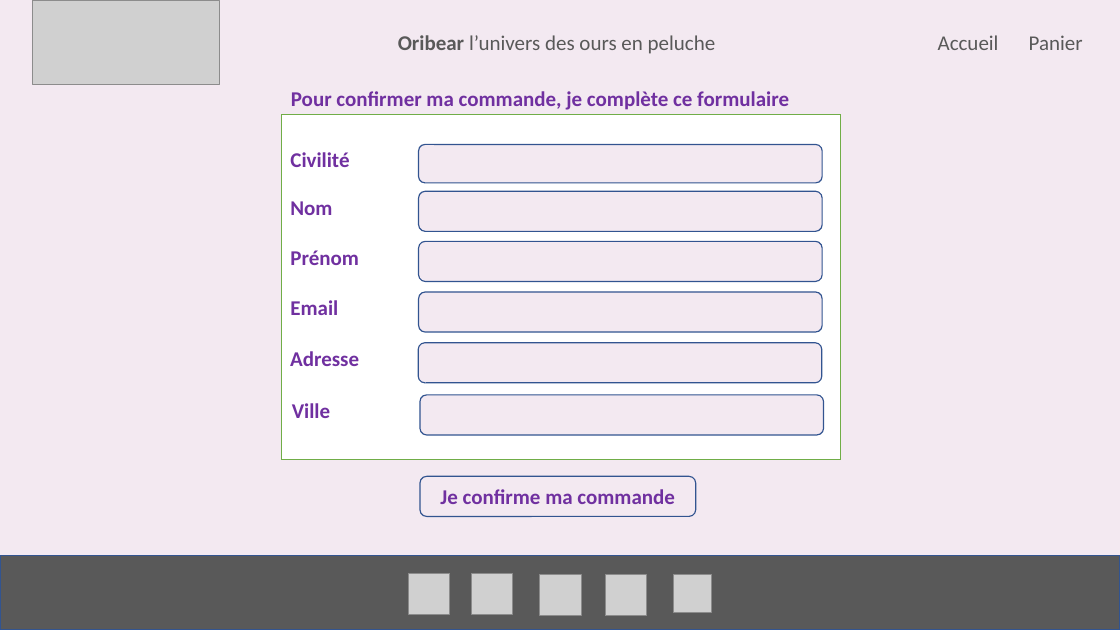
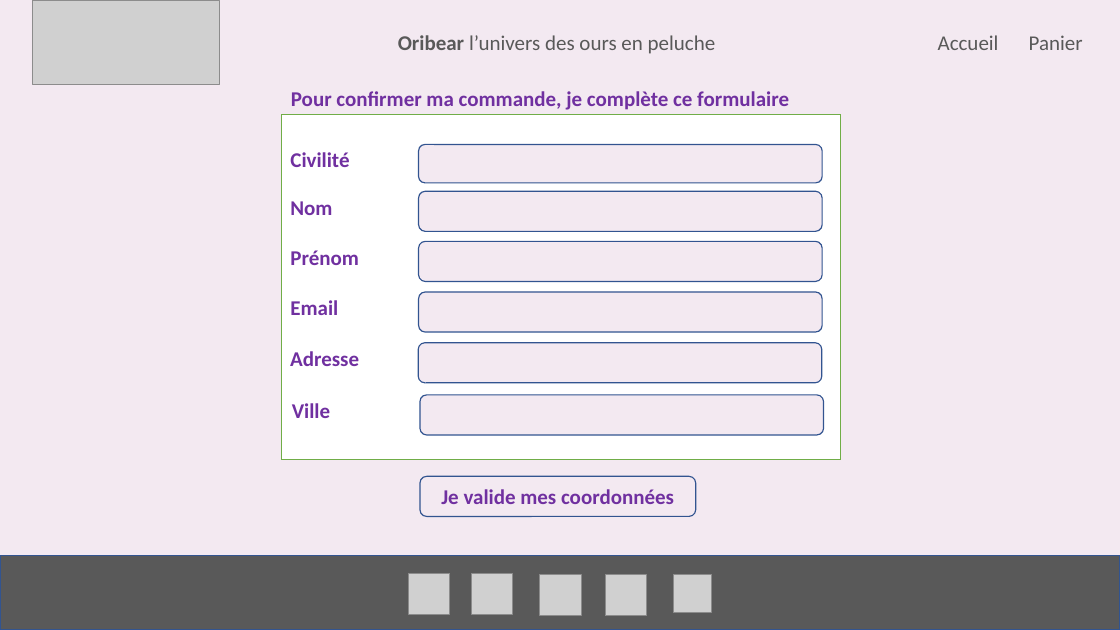
Before and after one commit to darethlao/orinoco, a slide deck: slide 8 of design marquette/orinoco_webdesign_model.pptx. Drawn at 1120x630 pixels with LibreOffice and Linux fonts; fonts in the diff are those of the drawing; grey boxes stand for pictures. Boxes give left, top, right and bottom in pixels: in the first picture for what was removed or moved away, otherwise in the second. Text is boxed around its words. In the diff, an @@ line names an element or a change of style, - is before the commit and + after.

```diff
--- a/design marquette/orinoco_webdesign_model.pptx
+++ b/design marquette/orinoco_webdesign_model.pptx
@@ text in rounded rectangle at (441,489,674,504): text changed @@
-Je confirme ma commande
+Je valide mes coordonnées
```
Also in this commit, not shown: 7 other slides changed, 1 slide added, 13 other files.
